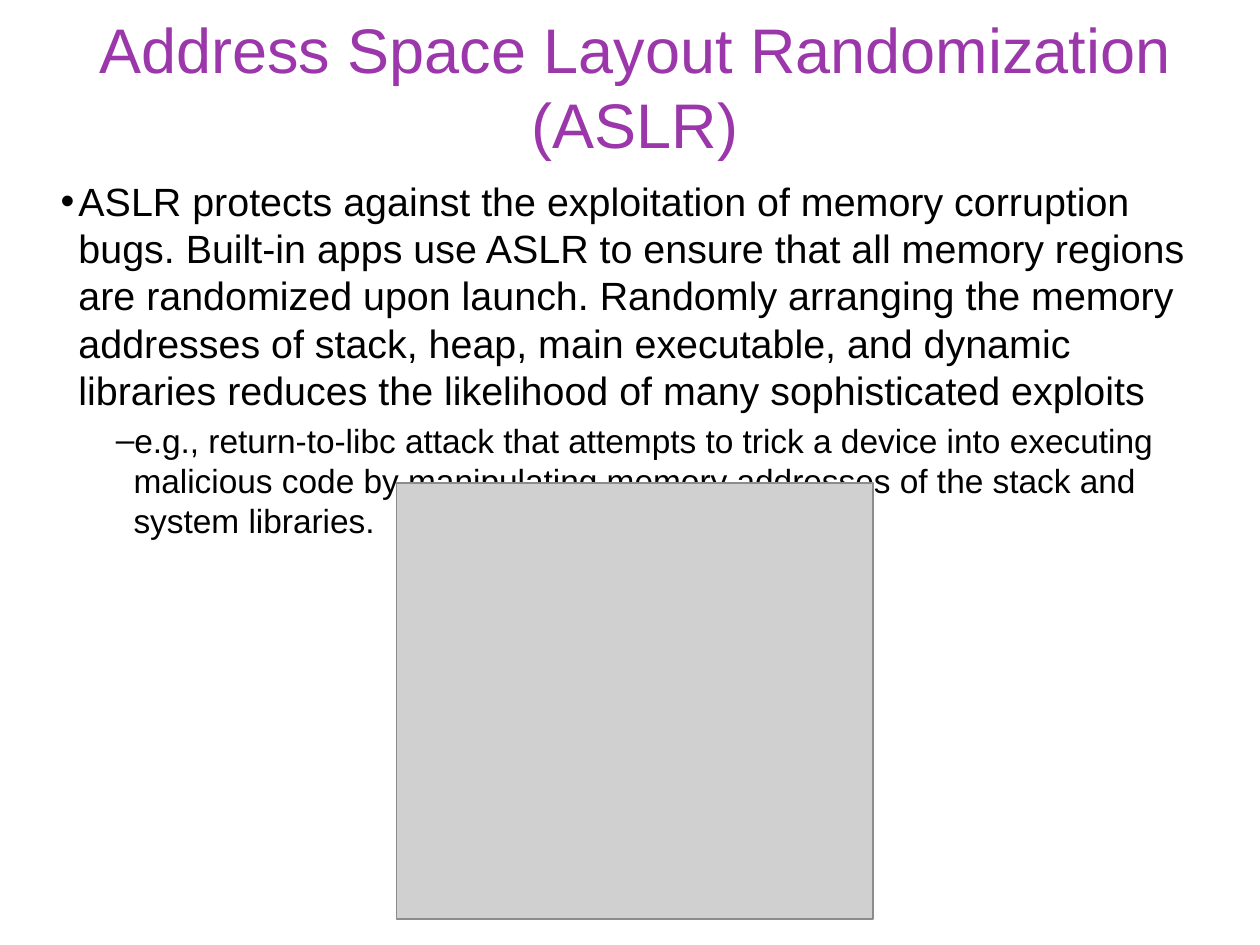
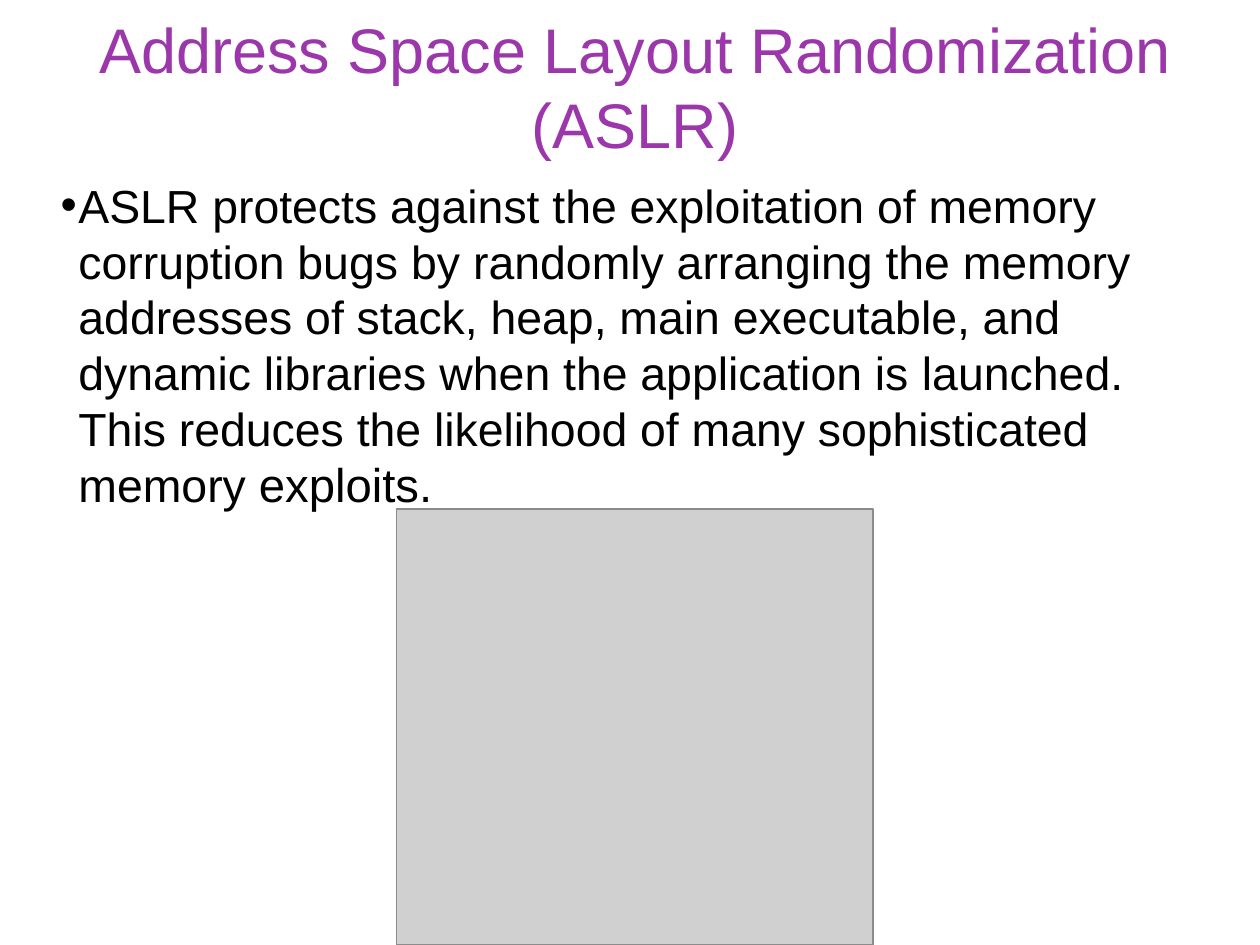
Before and after one commit to gulaoshi/gu.github.io, a slide deck: slide 16 of InfoSec/PPTs/L15-CH24-Wireless Mobile Security.pptx (slide 17 before the commit). Drawn at 1260x945 pixels with LibreOffice and Linux fonts; fonts in the diff are those of the drawing; grey boxes stand for pictures. Boxes give left, top, right and bottom in pixels: in the first picture for what was removed or moved away, otherwise in the second. Text is boxed around its words. In the diff, an @@ line names an element or a change of style, - is before the commit and + after.

```diff
--- a/InfoSec/PPTs/L15-CH24-Wireless Mobile Security.pptx
+++ b/InfoSec/PPTs/L15-CH24-Wireless Mobile Security.pptx
@@ text at (x1=78, y1=189, x2=1130, y2=512): text changed; size 22.5 to 26.5 pt @@
-• ASLR protects against the exploitation of memory corruption bugs. Built-in apps use ASLR to ensure that all memory regions are randomized upon launch. Randomly arranging the memory addresses of stack, heap, main executable, and dynamic libraries reduces the likelihood of many sophisticated exploits
-  – e.g., return-to-libc attack that attempts to trick a device into executing malicious code by manipulating memory addresses of the stack and system libraries.
+• ASLR protects against the exploitation of memory corruption bugs by randomly arranging the memory addresses of stack, heap, main executable, and dynamic libraries when the application is launched. This reduces the likelihood of many sophisticated memory exploits.
@@ picture moved from (x1=397, y1=483, x2=873, y2=919) to (x1=397, y1=509, x2=873, y2=945) @@
```
Also in this commit, not shown: 11 other slides changed, 1 slide removed, 3 other files.
